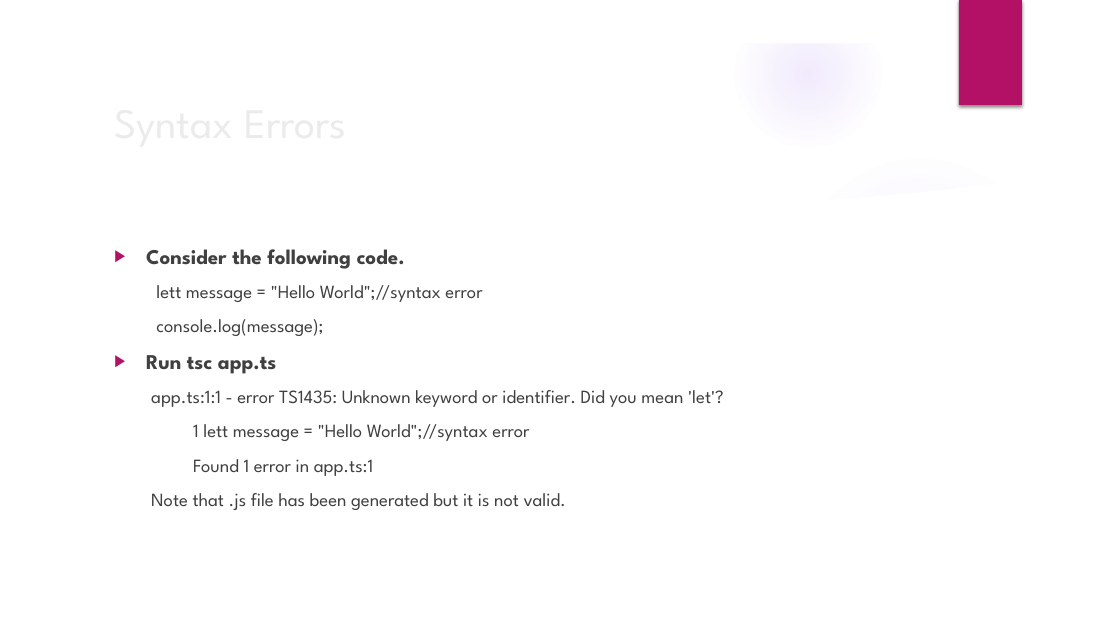
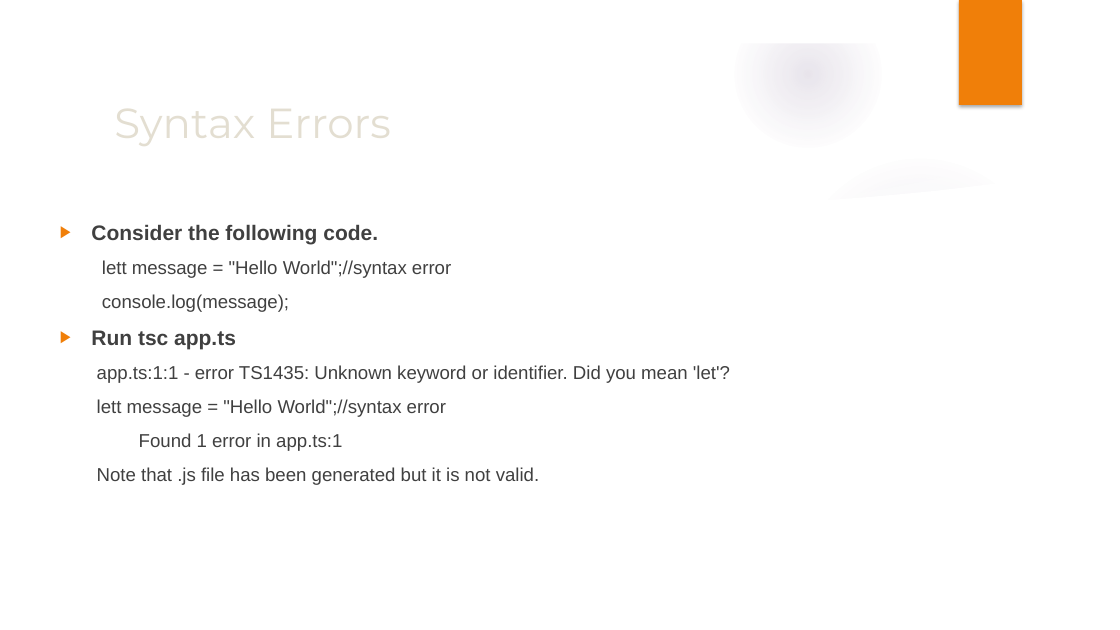
Before and after one commit to fkhan79/giaic_fmk, a slide deck: slide 24 of presentations/GIAIC_00-Introduction to TypeScript.pptx (slide 19 before the commit). Drawn at 1120x630 pixels with LibreOffice and Linux fonts; fonts in the diff are those of the drawing; background and template pictures are left out. Boxes give left, top, right and bottom in pixels: in the first picture for what was removed or moved away, otherwise in the second. Text is boxed around its words. In the diff, an @@ line names an element or a change of style, - is before the commit and + after.

```diff
--- a/presentations/GIAIC_00-Introduction to TypeScript.pptx
+++ b/presentations/GIAIC_00-Introduction to TypeScript.pptx
@@ fill gradient #9B6BF2 to gradient #604878 in 3 elements at bbox=[0, 245, 385, 630], bbox=[0, 266, 217, 483], bbox=[735, 1, 882, 148] @@
@@ rectangle at bbox=[959, 0, 1022, 105]: fill #B31166 to #F07F09; shadow changed @@
@@ title "Syntax Errors" at bbox=[106, 89, 911, 154]: font League Spartan to Montserrat, text colour #EBEBEB to #E3DED1 @@
@@ text "Consider the following code.": place and size @@
-text "Consider the following code." at bbox=[146, 249, 724, 510]
+text "Consider the following code." at bbox=[91, 224, 730, 485]
@@ text at bbox=[91, 224, 730, 485]: font League Spartan to Arial in "Consider the following code.", "lett message = "Hello World";//syntax error", "console.log(message);", "Run tsc app.ts" and 3 more places; bullet colour #B31166 to #F07F09 @@
@@ text at bbox=[97, 399, 446, 417]: text changed; font League Spartan to Arial @@
-  1 lett message = "Hello World";//syntax error
+  lett message = "Hello World";//syntax error
```
Also in this commit, not shown: 22 other slides changed, 5 slides added.
